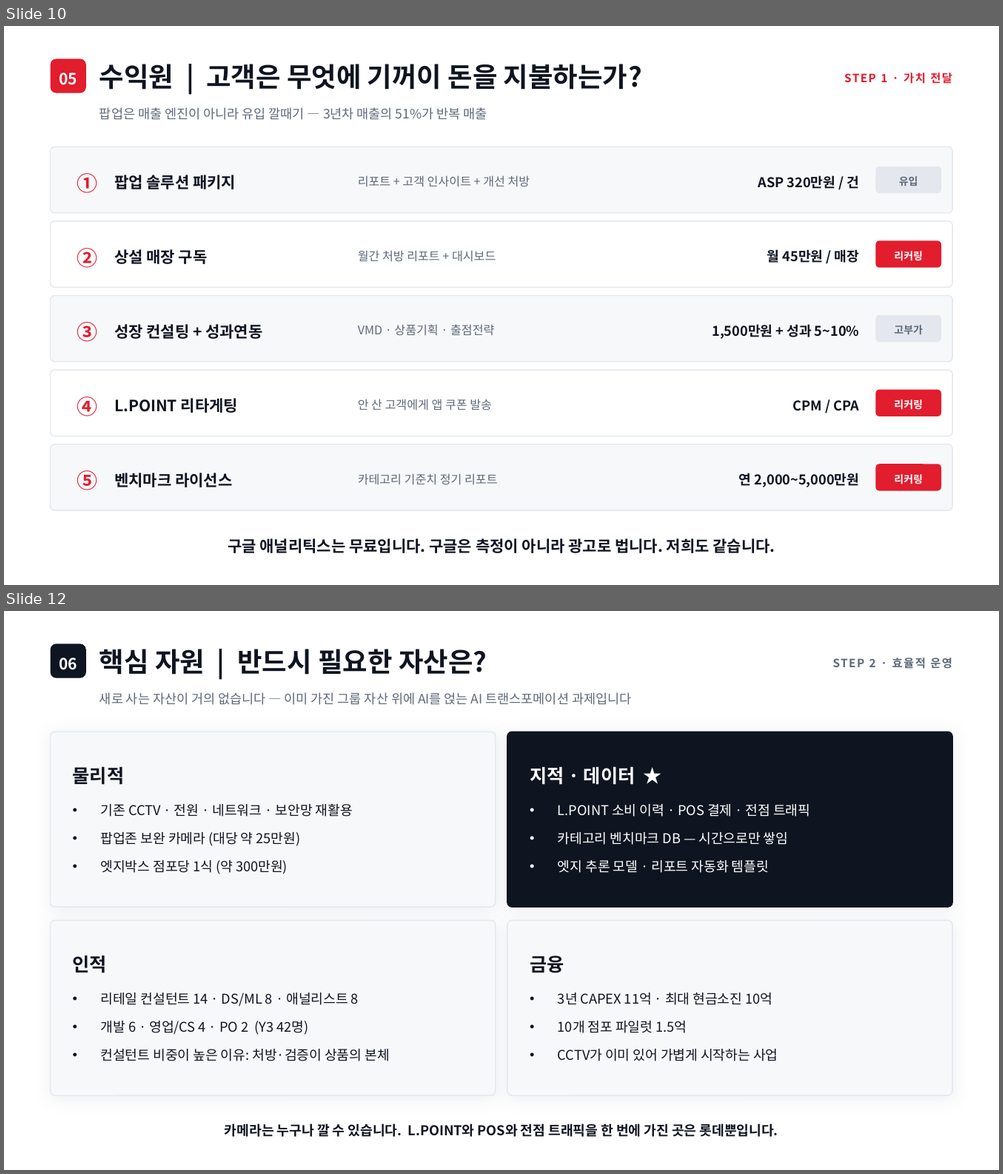
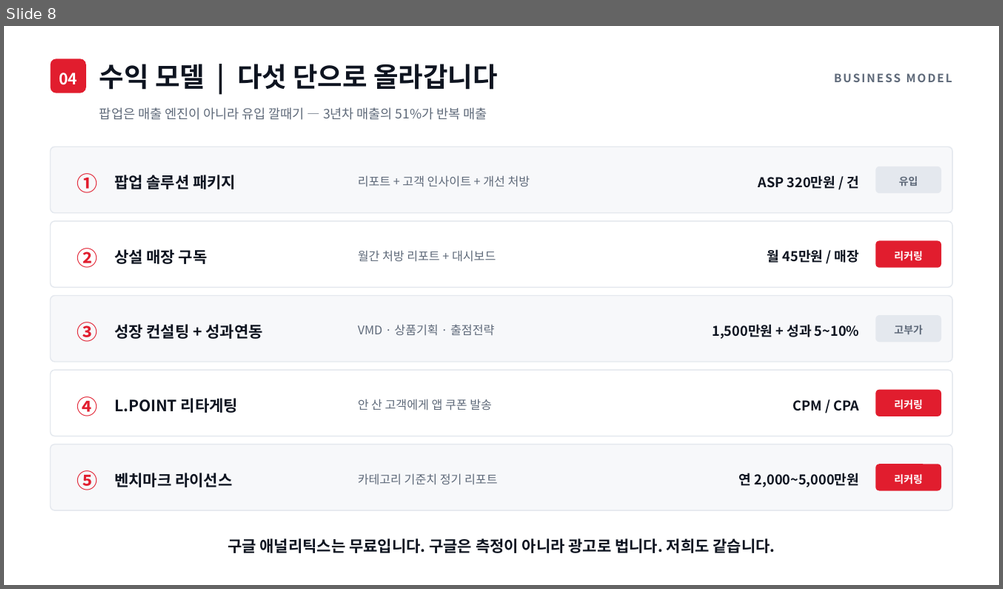
Before and after one commit to neti84-design/LMBA, a slide deck: LGA_롯데신사업_발표_맑은고딕.pptx. Shown one above the other, each under a label of ours: slides 10 and 12 before the commit, slide 8 after it; the slides between them are not shown. The pictures are 1003x1174 and 1003x589 pixels, drawn with LibreOffice and Linux fonts; fonts in the diff are those of the drawing. Boxes give left, top, right and bottom in pixels: in the first picture for what was removed or moved away, otherwise in the second. Text is boxed around its words. In the diff, an @@ line names an element or a change of style, - is before the commit and + after.

```diff
--- a/LGA_롯데신사업_발표_맑은고딕.pptx
+++ b/LGA_롯데신사업_발표_맑은고딕.pptx
@@ slide 12 removed at [4, 611, 999, 1170], background #FFFFFF @@
@@ rounded rectangle removed at [51, 644, 86, 678] @@
@@ text removed at [99, 649, 486, 675] @@
-핵심 자원 | 반드시 필요한 자산은?
@@ text removed at [59, 658, 77, 670] @@
-06
@@ text removed at [833, 658, 952, 669] @@
-STEP 2 · 효율적 운영
@@ text removed at [99, 692, 631, 705] @@
-새로 사는 자산이 거의 없습니다 — 이미 가진 그룹 자산 위에 AI를 얹는 AI 트랜스포메이션 과제입니다
@@ rounded rectangle removed at [51, 732, 495, 907] @@
@@ rounded rectangle removed at [508, 732, 952, 907] @@
@@ text removed at [73, 767, 125, 785] @@
-물리적
@@ text removed at [529, 767, 635, 785] @@
-지적 · 데이터 ★
@@ text removed at [101, 804, 353, 874] @@
-• 기존 CCTV · 전원 · 네트워크 · 보안망 재활용
-• 팝업존 보완 카메라 (대당 약 25만원)
-• 엣지박스 점포당 1식 (약 300만원)
@@ text removed at [558, 804, 810, 873] @@
-• L.POINT 소비 이력 · POS 결제 · 전점 트래픽
-• 카테고리 벤치마크 DB — 시간으로만 쌓임
-• 엣지 추론 모델 · 리포트 자동화 템플릿
@@ rounded rectangle removed at [51, 920, 495, 1096] @@
@@ rounded rectangle removed at [508, 920, 952, 1096] @@
@@ text removed at [73, 956, 107, 974] @@
-인적
@@ text removed at [529, 956, 563, 974] @@
-금융
@@ text removed at [101, 993, 389, 1062] @@
-• 리테일 컨설턴트 14 · DS/ML 8 · 애널리스트 8
-• 개발 6 · 영업/CS 4 · PO 2 (Y3 42명)
-• 컨설턴트 비중이 높은 이유: 처방·검증이 상품의 본체
@@ text removed at [558, 993, 777, 1062] @@
-• 3년 CAPEX 11억 · 최대 현금소진 10억
-• 10개 점포 파일럿 1.5억
-• CCTV가 이미 있어 가볍게 시작하는 사업
@@ text removed at [225, 1124, 778, 1137] @@
-카메라는 누구나 깔 수 있습니다. L.POINT와 POS와 전점 트래픽을 한 번에 가진 곳은 롯데뿐입니다.
@@ what was slide 10 is now slide 8 @@
@@ slide 8 changed as well @@
@@ text at [99, 64, 497, 90]: text changed @@
-수익원 | 고객은 무엇에 기꺼이 돈을 지불하는가?
+수익 모델 | 다섯 단으로 올라갑니다
@@ text at [59, 73, 77, 85]: text changed @@
-05
+04
@@ text at [834, 73, 952, 82]: text changed; text colour #E11D2E to #5E6979 @@
-STEP 1 · 가치 전달
+BUSINESS MODEL
```
Also in this commit, not shown: 10 other slides changed, 7 slides added, 5 other slides removed, 8 other files.
